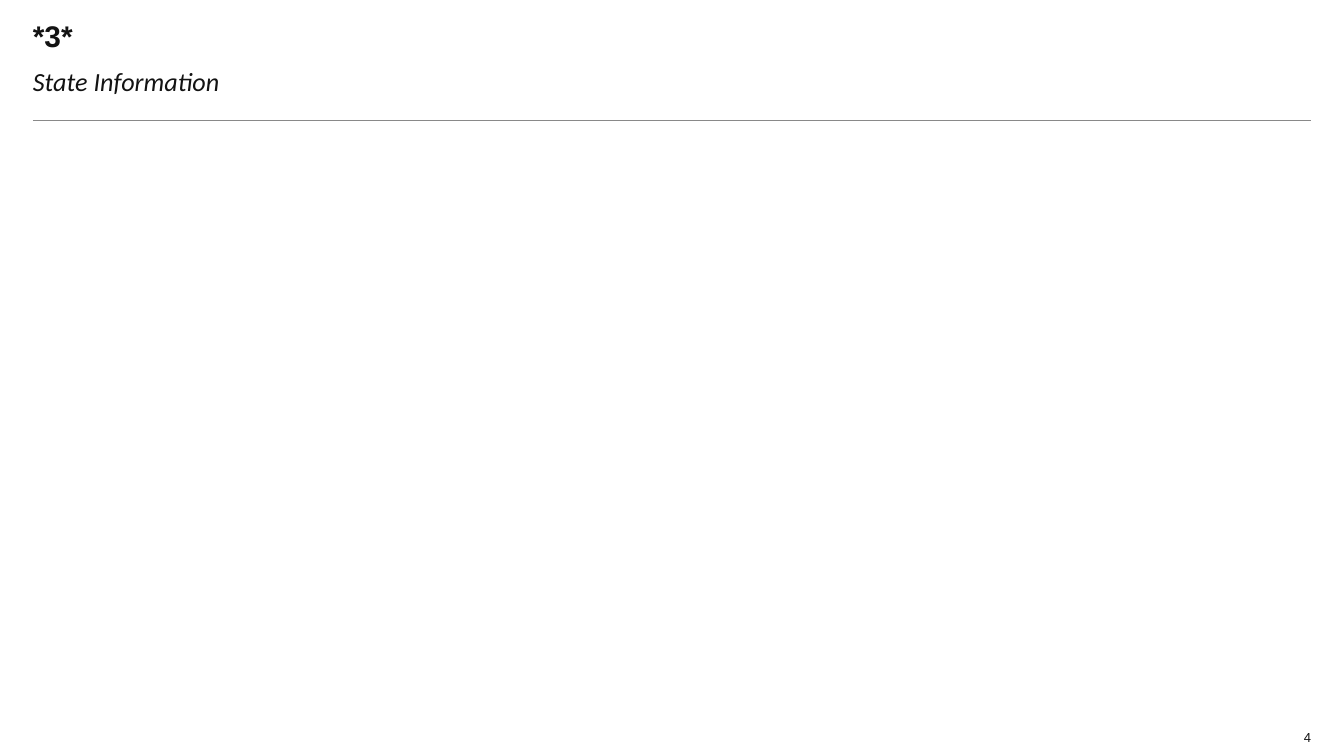
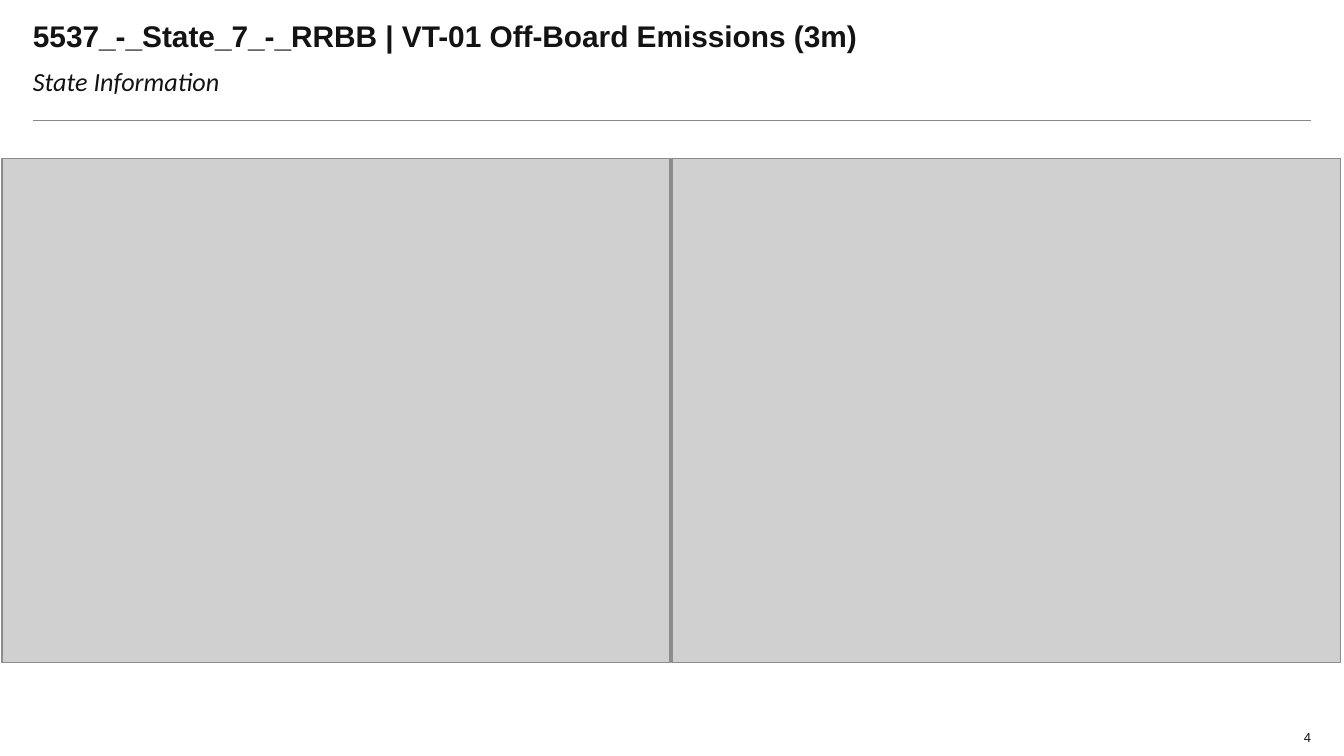
Before and after one commit to Laurapaws/graphGrabber, a slide deck: slide 4 of newDeck.pptx. Drawn at 1344x756 pixels with LibreOffice and Linux fonts; fonts in the diff are those of the drawing; grey boxes stand for pictures; background and template pictures are left out. Boxes give left, top, right and bottom in pixels: in the first picture for what was removed or moved away, otherwise in the second. Text is boxed around its words. In the diff, an @@ line names an element or a change of style, - is before the commit and + after.

```diff
--- a/newDeck.pptx
+++ b/newDeck.pptx
@@ title at (33, 25, 857, 52): text changed @@
-*3*
+5537_-_State_7_-_RRBB | VT-01 Off-Board Emissions (3m)
@@ picture added at (1, 159, 669, 663) @@
@@ picture added at (672, 159, 1340, 663) @@
```
Also in this commit, not shown: 8 other slides changed, 1 other file.
